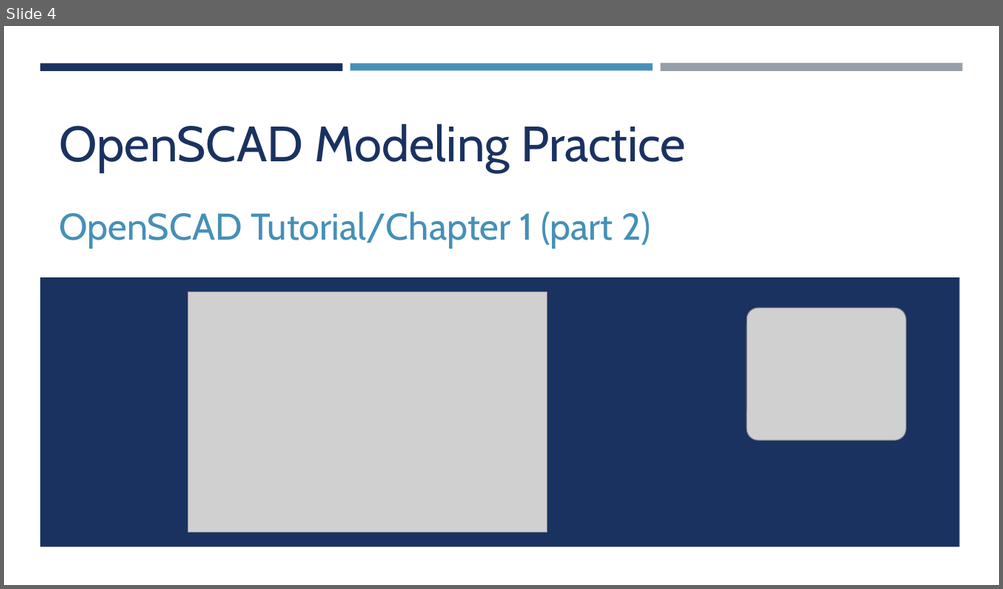
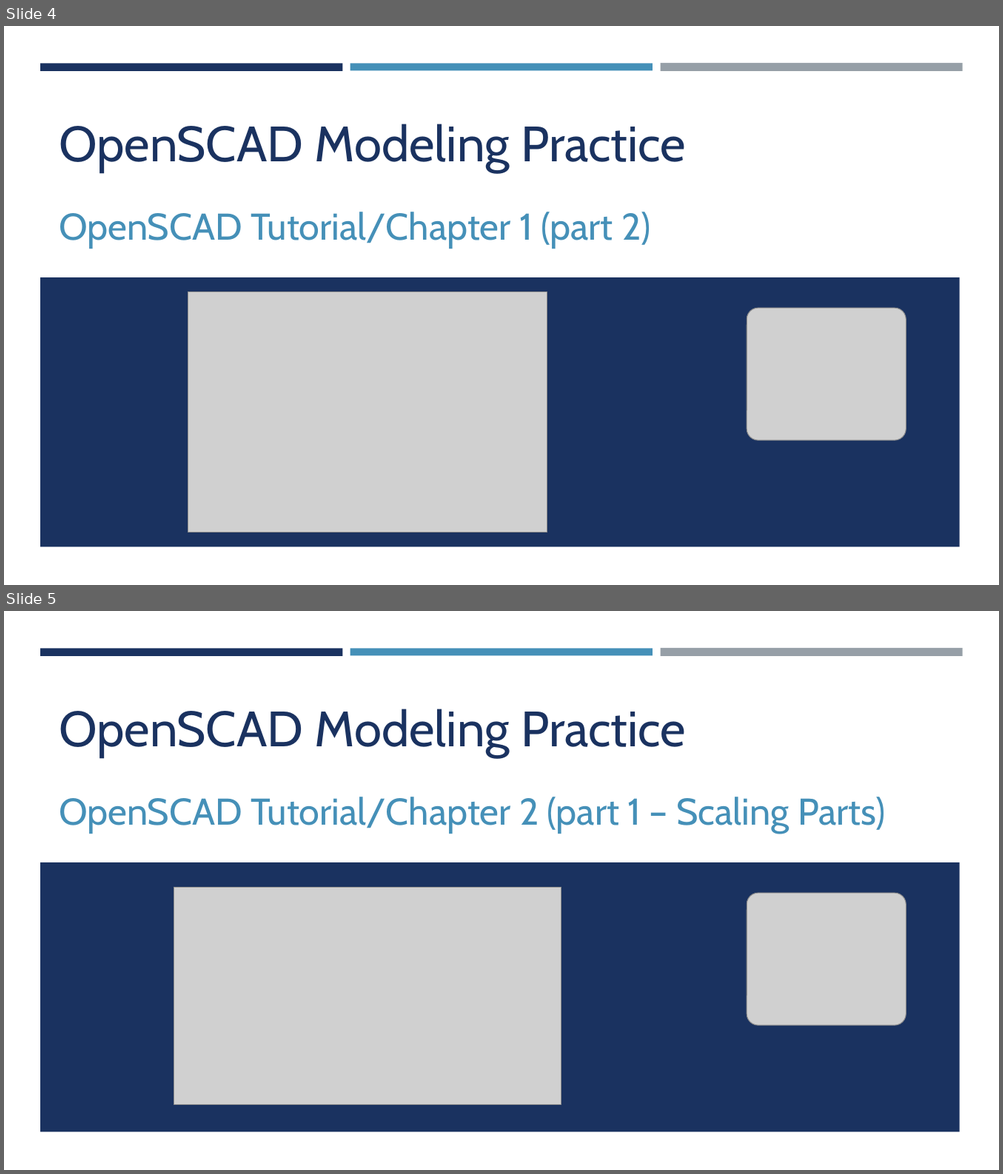
Before and after one commit to yasenstar/openscad, a slide deck: OpenSCAD.pptx. Shown one above the other, each under a label of ours: slide 4 before the commit, slides 4 and 5 after it. The pictures are 1003x589 and 1003x1174 pixels, drawn with LibreOffice and Linux fonts; fonts in the diff are those of the drawing; grey boxes stand for pictures. Boxes give left, top, right and bottom in pixels: in the first picture for what was removed or moved away, otherwise in the second. Text is boxed around its words. In the diff, an @@ line names an element or a change of style, - is before the commit and + after.

Commit message:
add tutorial chapter 2 part 1

```diff
--- a/OpenSCAD.pptx
+++ b/OpenSCAD.pptx
@@ slide 5 added at <box>4,611,999,1170</box>, background #FFFFFF; not listed: 4 template elements that a slide beside it also shows @@
@@ title added at <box>59,709,686,758</box>, 48 pt, text #1A3260 @@
+OpenSCAD Modeling Practice
@@ subtitle added at <box>59,797,885,833</box>, 36 pt, text #4590B8 @@
+OpenSCAD Tutorial/Chapter 2 (part 1 – Scaling Parts)
@@ picture added at <box>174,887,560,1105</box> @@
@@ picture added at <box>746,893,905,1026</box> @@
```
Also in this commit, not shown: 1 other slide added, 2 other files.
